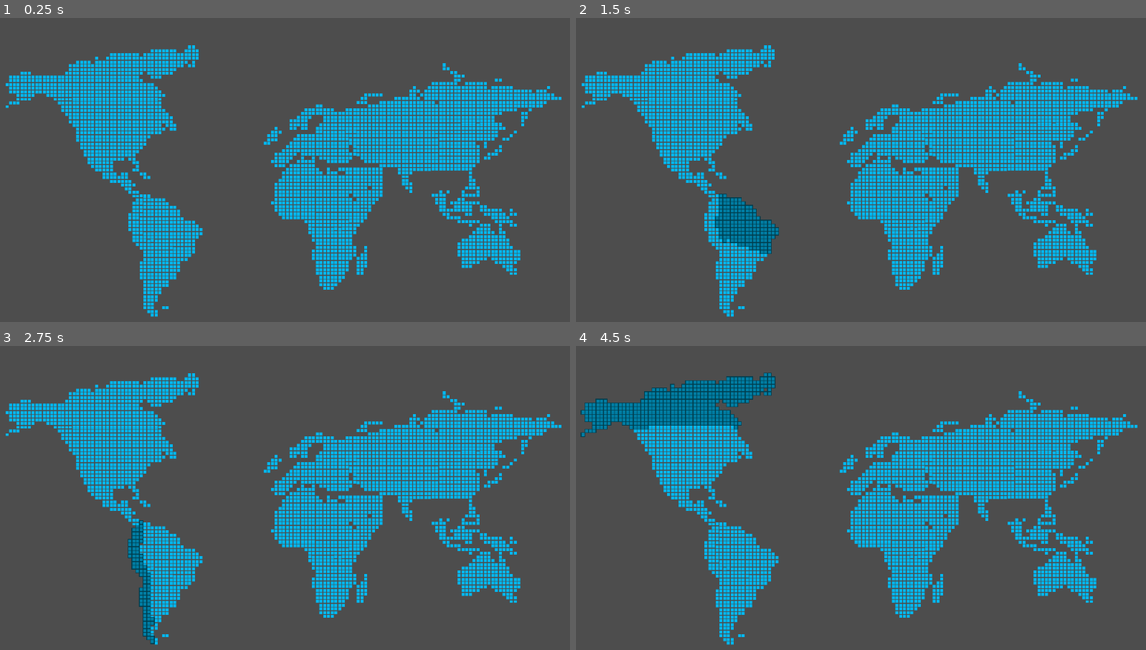
Above: before the commit, frames 1-4 (two rows, left to right).
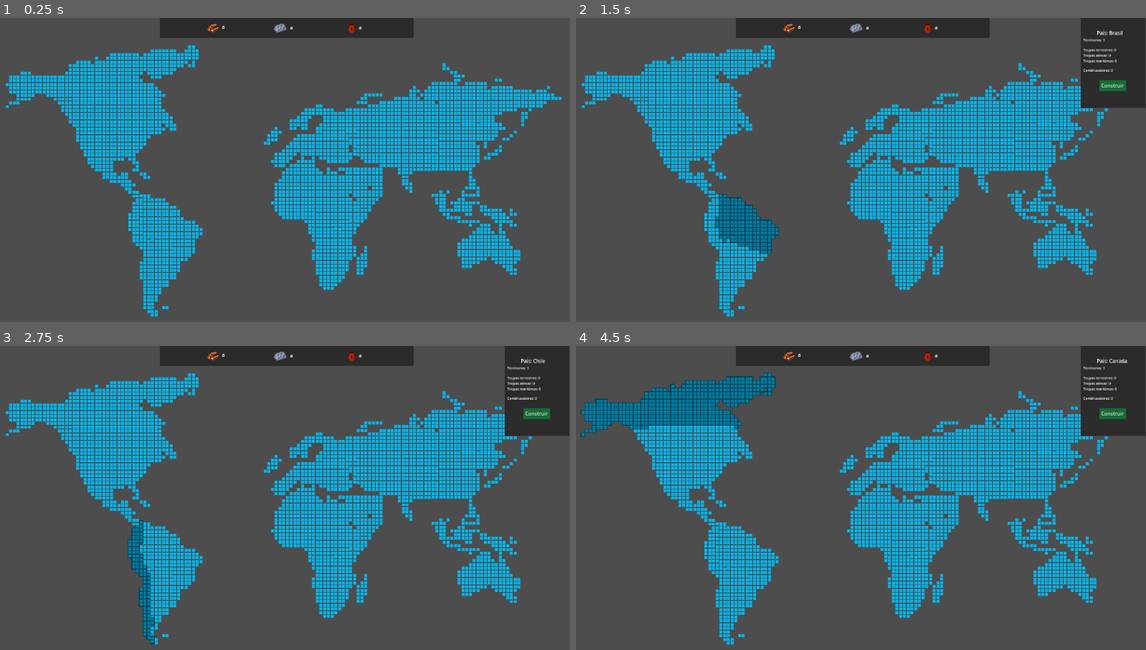
Above: after the commit, the same moments.

Repository: bula393/juegoMundialRTS
Game: Godot game, scene res://scenes/level.tscn
Two runs of this game, one before a commit and one after it. Both use one fixed random seed, a clock stepped at 60 frames per second and the inputs below.
Inputs (mouse positions are in pixels of both pictures, inside the frame that each line leads up to):
- Up to frame 1 (0.25 s): no input
- Up to frame 2 (1.5 s): click (747, 279) at 0.5 s; click (747, 224) at 1.25 s
- Up to frame 3 (2.75 s): click (142, 583) at 2 s
- Up to frame 4 (4.5 s): click (690, 467) at 2.75 s; click (684, 494) at 3.5 s; click (678, 403) at 4.25 s

The runs differ from the first frame. In frame 1, 2.9% of the frame differs, in the area x 28-73%, y 0-7%; in frame 2, 6.2%, in the area x 28-100%, y 0-30%; in frame 3, 6.2%; in frame 4, 6.2%.
Error before the commit: Invalid access to property or key 'tropasAerias' on a base object of type 'Node (PaisJugable)'. (res://scripts/menu_pais.gd:15)

Commit message:
empeze con el menu de recursos

Diff:
--- a/rts-mundial/scenes/level.tscn
+++ b/rts-mundial/scenes/level.tscn
@@ -58,6 +58,7 @@
 [ext_resource type="Texture2D" uid="uid://ck5xv6n000n6m" path="res://assets/asia/India/india_hover.png" id="40_3fqns"]
 [ext_resource type="Texture2D" uid="uid://djxbfsvl8l2cw" path="res://assets/asia/India/india_default.png" id="50_bhb1k"]
 [ext_resource type="PackedScene" uid="uid://e1ms1771pjbd" path="res://scenes/menuPais.tscn" id="58_sc620"]
+[ext_resource type="PackedScene" uid="uid://f26etxahlp0r" path="res://scenes/menuRecursos.tscn" id="59_421lv"]
 
 [node name="Level" type="Node2D" unique_id=201191576]
 
@@ -320,3 +321,12 @@
 visible = false
 offset_left = 1021.0
 offset_right = 1021.0
+
+[node name="menuRecursos" parent="." unique_id=248865847 instance=ExtResource("59_421lv")]
+anchors_preset = 5
+anchor_left = 0.5
+anchor_right = 0.5
+anchor_bottom = 0.0
+offset_left = 327.0
+offset_right = 327.0
+grow_vertical = 1
--- /dev/null
+++ b/rts-mundial/scenes/menuRecursos.tscn
@@ -0,0 +1,76 @@
+[gd_scene format=3 uid="uid://f26etxahlp0r"]
+
+[ext_resource type="Texture2D" uid="uid://bpwwy7f57soic" path="res://assets/recursos/wood.png" id="1_saekn"]
+[ext_resource type="Texture2D" uid="uid://xw6p5vbqm1nu" path="res://assets/recursos/iron.png" id="2_hemq5"]
+[ext_resource type="Texture2D" uid="uid://b67p8koxi3aky" path="res://assets/recursos/oil.png" id="3_36ne2"]
+
+[node name="menuRecursos" type="Control" unique_id=248865847]
+layout_mode = 3
+anchors_preset = 15
+anchor_right = 1.0
+anchor_bottom = 1.0
+grow_horizontal = 2
+grow_vertical = 2
+
+[node name="ColorRect" type="ColorRect" parent="." unique_id=1105277594]
+layout_mode = 0
+offset_right = 511.0
+offset_bottom = 40.0
+color = Color(0.16862746, 0.16862746, 0.16862746, 1)
+
+[node name="TextureRect" type="TextureRect" parent="ColorRect" unique_id=1957283607]
+layout_mode = 1
+anchors_preset = 4
+anchor_top = 0.5
+anchor_bottom = 0.5
+offset_left = 93.0
+offset_top = -15.0
+offset_right = 122.0
+offset_bottom = 14.0
+grow_vertical = 2
+texture = ExtResource("1_saekn")
+expand_mode = 1
+
+[node name="Label" type="Label" parent="ColorRect" unique_id=1804182684]
+layout_mode = 0
+offset_left = 125.0
+offset_top = 11.0
+offset_right = 165.0
+offset_bottom = 34.0
+theme_override_font_sizes/font_size = 10
+text = "a"
+
+[node name="TextureRect2" type="TextureRect" parent="ColorRect" unique_id=79338102]
+layout_mode = 0
+offset_left = 222.0
+offset_right = 261.0
+offset_bottom = 39.0
+texture = ExtResource("2_hemq5")
+expand_mode = 1
+
+[node name="Label2" type="Label" parent="ColorRect" unique_id=1514523103]
+layout_mode = 0
+offset_left = 262.0
+offset_top = 12.0
+offset_right = 302.0
+offset_bottom = 35.0
+theme_override_font_sizes/font_size = 10
+text = "a"
+
+[node name="TextureRect3" type="TextureRect" parent="ColorRect" unique_id=766835187]
+layout_mode = 0
+offset_left = 368.0
+offset_top = 3.0
+offset_right = 403.0
+offset_bottom = 38.0
+texture = ExtResource("3_36ne2")
+expand_mode = 1
+
+[node name="Label3" type="Label" parent="ColorRect" unique_id=1674887148]
+layout_mode = 0
+offset_left = 400.0
+offset_top = 12.0
+offset_right = 440.0
+offset_bottom = 35.0
+theme_override_font_sizes/font_size = 10
+text = "a"
--- a/rts-mundial/scripts/menu_pais.gd
+++ b/rts-mundial/scripts/menu_pais.gd
@@ -12,7 +12,7 @@
 	jugador.text = "País: " + str(pais.nombrePais)
 	territorios.text = "Territorios: " + str(pais.territoriosPropios.size())
 	tierra.text = "Tropas terrestres: " + str(pais.tropasTerrestres)
-	aire.text = "Tropas aéreas: " + str(pais.tropasAerias)
+	aire.text = "Tropas aéreas: " + str(pais.tropasAereas)
 	mar.text = "Tropas marítimas: " + str(pais.tropasMaritimas)
 	construcciones.text = "Construcciones: " + str(pais.construccionesHechas.size())
 
Binary file added: rts-mundial/assets/recursos/iron.png
Not shown, added: rts-mundial/assets/recursos/iron.png.import
Binary file added: rts-mundial/assets/recursos/oil.png
Not shown, added: rts-mundial/assets/recursos/oil.png.import
Binary file added: rts-mundial/assets/recursos/wood.png
Not shown, added: rts-mundial/assets/recursos/wood.png.import
